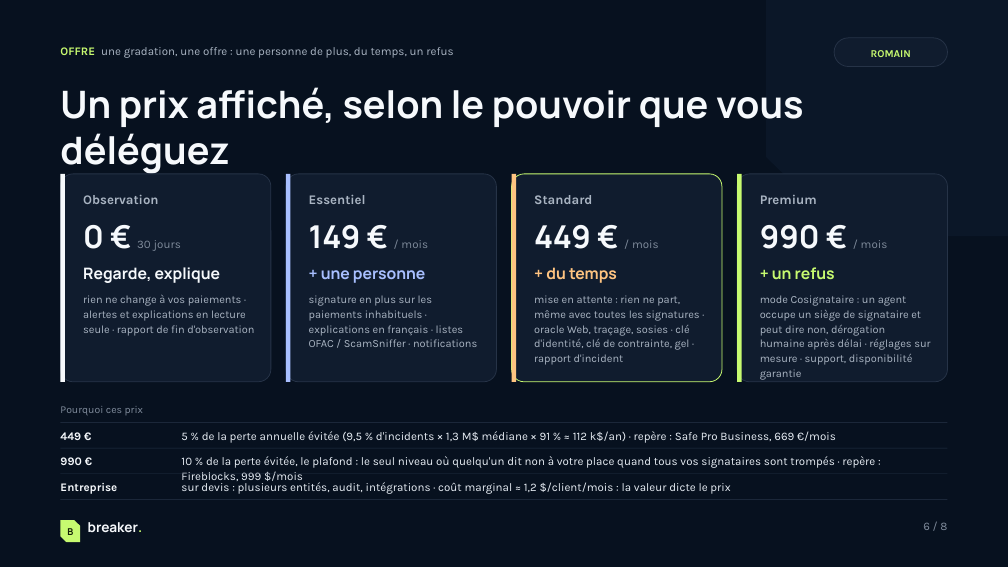
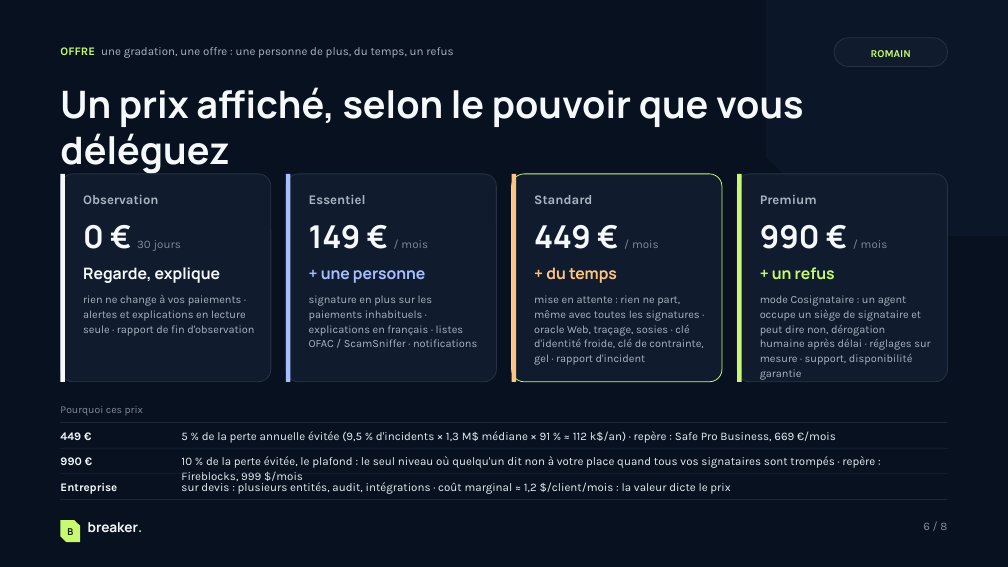
Before and after one commit to veryromain/hackathon-ia-cyber-romain-timeo, a slide deck: slide 6 of shared/pitch/Breaker-pitch.pptx. Drawn at 1008x567 pixels with LibreOffice and Linux fonts; fonts in the diff are those of the drawing. Boxes give left, top, right and bottom in pixels: in the first picture for what was removed or moved away, otherwise in the second. Text is boxed around its words. In the diff, an @@ line names an element or a change of style, - is before the commit and + after.

Commit message:
[auto] Mise à jour 11/10 10:12

```diff
--- a/shared/pitch/Breaker-pitch.pptx
+++ b/shared/pitch/Breaker-pitch.pptx
@@ text at [534,295,703,365]: text changed @@
-mise en attente : rien ne part, même avec toutes les signatures · oracle Web, traçage, sosies · clé d'identité, clé de contrainte, gel · rapport d'incident
+mise en attente : rien ne part, même avec toutes les signatures · oracle Web, traçage, sosies · clé d'identité froide, clé de contrainte, gel · rapport d'incident
```
Also in this commit, not shown: 1 other slide changed, 5 other files.
